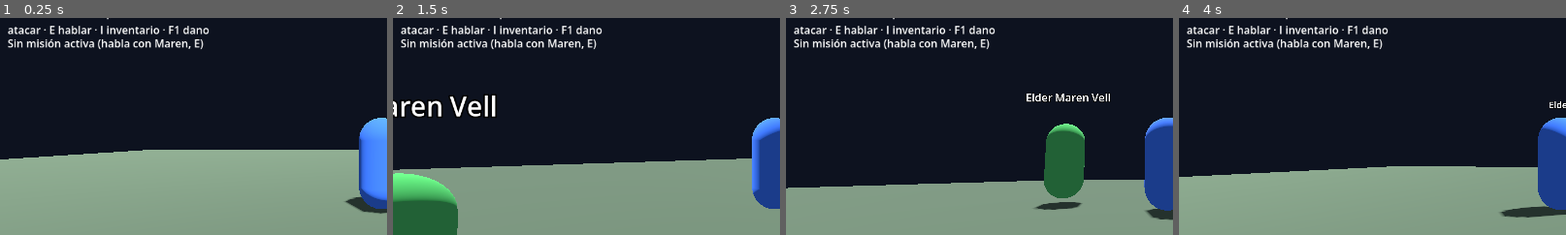
Above: before the commit, frames 1-4 (left to right).
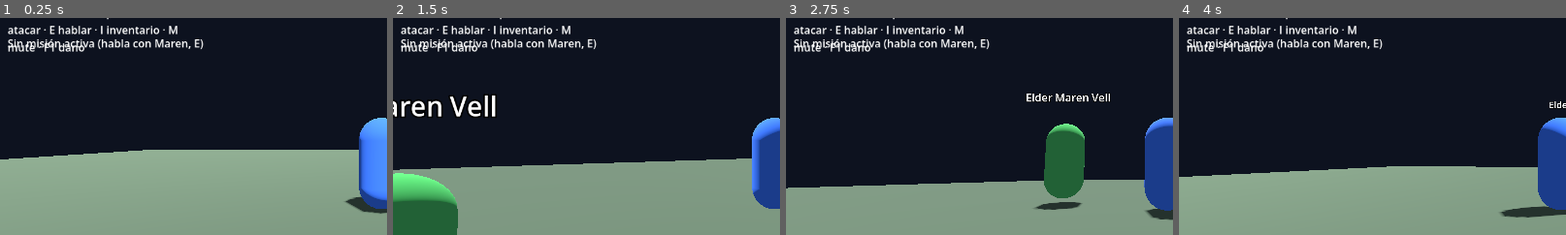
Above: after the commit, the same moments.

Repository: yojananyosef/flyff-reforged
Game: Godot game, scene res://scenes/main.tscn
Same seed, same stepped clock (60 frames per second), same inputs: the game is played once before the commit and once after it.
Inputs (mouse positions are % of the whole screen's width and height, from its top left):
- Up to frame 1 (0.25 s): no input
- Up to frame 2 (1.5 s): tap Enter at 0.5 s; move the mouse to (55, 50) at 0.52 s; hold W (move_forward) 0.53-1.28 s; tap M at 0.6 s; click (55, 50) at 0.67 s; tap Space (jump) at 0.77 s; tap I at 0.8, 1.35 s; move the mouse to (30, 55) at 1.27 s; hold S (move_back) from 1.28 s (still down); click (30, 55) at 1.42 s
- Up to frame 3 (2.75 s): tap Space (jump) at 1.52 s; tap E at 1.55, 2.1 s; move the mouse to (52, 48) at 2.02 s; release S (move_back) at 2.03 s; hold W (move_forward) from 2.03 s (still down); click (52, 48) at 2.17 s; tap M at 2.3 s
- Up to frame 4 (4 s): move the mouse to (49, 52) at 2.77 s; tap M at 2.85 s; click (49, 52) at 2.92 s; tap Space (jump) at 3.02, 3.77 s; tap I at 3.05, 3.6 s; move the mouse to (80, 65) at 3.52 s; release W (move_forward) at 3.53 s; hold A (move_left) from 3.53 s (still down); click (80, 65) at 3.67 s; tap E at 3.8 s
The pictures show only the part of the screen within x 1-51%, y 23-73%; the shares and areas given below are measured in that part.

The runs differ from the first frame. In frame 1, 0.6% of the frame differs, in the area x 2-55%, y 3-16%; in frame 2, 0.6%; in frame 3, 0.6%; in frame 4, 0.6%.

Commit message:
feat: audio aethermere-audio (musica zona/combate, SFX, mute)

Diff:
--- a/godot_project/project.godot
+++ b/godot_project/project.godot
@@ -1,5 +1,10 @@
 ; Engine configuration file.
-; Aethermere — base Godot 4 (MVP fase 0). Fijado a Godot 4.x (probado en 4.7).
+; It's best edited using the editor UI and not directly,
+; since the parameters that go here are not all obvious.
+;
+; Format:
+;   [section] ; section goes between []
+;   param=value ; assign values to parameters
 
 config_version=5
 
@@ -14,6 +19,7 @@
 
 GameData="*res://scripts/game_data.gd"
 QuestManager="*res://scripts/quest_manager.gd"
+AudioManager="*res://scripts/audio_manager.gd"
 
 [input]
 
--- a/godot_project/scenes/main.tscn
+++ b/godot_project/scenes/main.tscn
@@ -170,7 +170,7 @@
 offset_top = 120.0
 offset_right = 310.0
 offset_bottom = 162.0
-text = "WASD moverse · Espacio saltar · Clic atacar · E hablar · I inventario · F1 dano"
+text = "WASD moverse · Espacio saltar · Clic atacar · E hablar · I inventario · M mute · F1 dano"
 autowrap_mode = 2
 
 [node name="QuestLabel" type="Label" parent="HUD/Panel"]
--- /dev/null
+++ b/godot_project/scripts/audio_manager.gd
@@ -0,0 +1,160 @@
+extends Node
+## Autoload AudioManager: musica de zona en loop, tema de combate tras
+## agresion (6 s), stings con reanudacion, SFX polifonico y mute con M.
+## Los archivos viven en `res://audio/` (generado por setup_audio.py,
+## gitignorado). Sin ellos, todo es no-op con un aviso (juego en silencio).
+
+const MUSIC_DIR := "res://audio/music/"
+const SFX_DIR := "res://audio/sfx/"
+const COMBAT_TIMEOUT := 6.0
+
+const MUSIC := {
+	"zone_ironhold": "BgmBa3Saintmorning.ogg",
+	"combat": "BgmBaCrisis.ogg",
+	"sting_quest": "BgmNPCAccomplish.ogg",
+	"sting_death": "BgmInDeath.ogg",
+}
+
+const SFX := {
+	"swing": "NpcComSwing01.wav",
+	"hit": "Item1WpnAtk.wav",
+	"monster_hurt": "NpcAibattDmg1.wav",
+	"monster_die": "NpcAibattDie1.wav",
+	"player_hurt": "PcDmgSwdC.wav",
+	"level_up": "PcLevelup.wav",
+	"quest_accept": "ActionRegister.wav",
+	"ui_click": "InfClick.wav",
+	"ui_open": "InfOpen.wav",
+	"ui_close": "InfClose.wav",
+	"pickup": "InfGroundPickup.wav",
+	"reward": "ItemDropDing.wav",
+}
+
+var muted := false
+var _combat_timer := 0.0
+var _in_combat_music := false
+var _missing: Array[String] = []
+
+var _music: AudioStreamPlayer
+var _sting: AudioStreamPlayer
+var _sfx: AudioStreamPlayer
+
+
+func _ready() -> void:
+	_ensure_bus("Music")
+	_ensure_bus("SFX")
+	_music = _make_player("Music", -10.0)
+	_sting = _make_player("Music", -8.0)
+	_sfx = _make_player("SFX", -4.0)
+	_sfx.max_polyphony = 8
+	add_child(_music)
+	add_child(_sting)
+	add_child(_sfx)
+	_sting.finished.connect(_on_sting_finished)
+	_check_files()
+
+
+func _unhandled_input(event: InputEvent) -> void:
+	if event is InputEventKey and event.pressed and not event.echo:
+		if event.physical_keycode == KEY_M:
+			toggle_mute()
+
+
+func _process(delta: float) -> void:
+	if _combat_timer > 0.0:
+		_combat_timer -= delta
+		if _combat_timer <= 0.0 and _in_combat_music:
+			_in_combat_music = false
+			_play_music_track("zone_ironhold")
+
+
+func play_zone_music() -> void:
+	_in_combat_music = false
+	_combat_timer = 0.0
+	_play_music_track("zone_ironhold")
+
+
+func notify_combat() -> void:
+	_combat_timer = COMBAT_TIMEOUT
+	if not _in_combat_music:
+		_in_combat_music = true
+		_play_music_track("combat")
+
+
+func play_sfx(sfx_name: String) -> void:
+	if not SFX.has(sfx_name):
+		push_warning("[Audio] SFX desconocido: " + sfx_name)
+		return
+	_play(_sfx, SFX_DIR + str(SFX[sfx_name]))
+
+
+func play_sting(sting_name: String) -> void:
+	if not MUSIC.has(sting_name):
+		push_warning("[Audio] sting desconocido: " + sting_name)
+		return
+	var path: String = MUSIC_DIR + str(MUSIC[sting_name])
+	if not FileAccess.file_exists(path):
+		return
+	_music.stream_paused = true
+	_sting.stream = load(path)
+	_sting.play()
+
+
+func toggle_mute() -> void:
+	muted = not muted
+	AudioServer.set_bus_mute(0, muted)
+	print("[Audio] mute: %s" % str(muted))
+
+
+func known_sfx() -> Array:
+	return SFX.keys()
+
+
+func missing_files() -> Array[String]:
+	return _missing
+
+
+func _on_sting_finished() -> void:
+	_music.stream_paused = false
+	if _music.stream != null and not _music.playing:
+		_music.play()
+
+
+func _play_music_track(track_name: String) -> void:
+	_play(_music, MUSIC_DIR + str(MUSIC[track_name]))
+
+
+func _play(player: AudioStreamPlayer, path: String) -> void:
+	if muted:
+		return
+	if not FileAccess.file_exists(path):
+		return
+	player.stream = load(path)
+	player.play()
+
+
+func _make_player(bus: String, volume_db: float) -> AudioStreamPlayer:
+	var p := AudioStreamPlayer.new()
+	p.bus = bus
+	p.volume_db = volume_db
+	return p
+
+
+func _ensure_bus(bus_name: String) -> void:
+	if AudioServer.get_bus_index(bus_name) == -1:
+		AudioServer.add_bus()
+		AudioServer.set_bus_name(AudioServer.bus_count - 1, bus_name)
+
+
+func _check_files() -> void:
+	_missing.clear()
+	for f in MUSIC.values():
+		if not FileAccess.file_exists(MUSIC_DIR + str(f)):
+			_missing.append(str(f))
+	for f in SFX.values():
+		if not FileAccess.file_exists(SFX_DIR + str(f)):
+			_missing.append(str(f))
+	if not _missing.is_empty():
+		push_warning("[Audio] sin archivos (%d): ejecuta setup_audio.py. Juego en silencio." % _missing.size())
+	else:
+		print("[Audio] 16/16 archivos presentes")
--- a/godot_project/scripts/dialogue_panel.gd
+++ b/godot_project/scripts/dialogue_panel.gd
@@ -37,6 +37,9 @@
 	speaker_label.text = str(npc.get("name", npc_id))
 	visible = true
 	Input.mouse_mode = Input.MOUSE_MODE_VISIBLE
+	var audio = get_node_or_null("/root/AudioManager")
+	if audio != null:
+		audio.play_sfx("ui_open")
 	_show_node("start")
 	print("[Dialogue] abierto con %s" % npc_id)
 
@@ -45,6 +48,9 @@
 	visible = false
 	npc_id = ""
 	Input.mouse_mode = Input.MOUSE_MODE_CAPTURED
+	var audio = get_node_or_null("/root/AudioManager")
+	if audio != null:
+		audio.play_sfx("ui_close")
 
 
 func _show_node(node_id: String) -> void:
@@ -88,6 +94,9 @@
 
 
 func _on_option(next_id: String) -> void:
+	var audio = get_node_or_null("/root/AudioManager")
+	if audio != null:
+		audio.play_sfx("ui_click")
 	_show_node(next_id)
 
 
--- a/godot_project/scripts/hud.gd
+++ b/godot_project/scripts/hud.gd
@@ -33,6 +33,9 @@
 			_inventory_open = not _inventory_open
 			inventory_panel.visible = _inventory_open
 			Input.mouse_mode = Input.MOUSE_MODE_VISIBLE if _inventory_open else Input.MOUSE_MODE_CAPTURED
+			var audio = get_node_or_null("/root/AudioManager")
+			if audio != null:
+				audio.play_sfx("ui_open" if _inventory_open else "ui_close")
 			if _inventory_open:
 				_rebuild_inventory()
 
--- a/godot_project/scripts/main.gd
+++ b/godot_project/scripts/main.gd
@@ -23,6 +23,9 @@
 		push_warning("[Main] zona actual no es 'ironhold': " + str(game_data.current_zone_id))
 	npc.set_meta("npc_id", "npc_001")
 	_spawn_monsters(game_data)
+	var audio = get_node_or_null("/root/AudioManager")
+	if audio != null:
+		audio.play_zone_music()
 	if "--sim-quest" in OS.get_cmdline_user_args():
 		_run_sim.call_deferred()
 
@@ -109,6 +112,19 @@
 	_check(game_data.zones.size() >= 1 and game_data.dialogues.size() >= 2,
 		"datos cargados (zonas/dialogos)")
 
+	var audio = get_node("/root/AudioManager")
+	_check(audio.missing_files().is_empty(),
+		"audio 16/16 presente (%s)" % str(audio.missing_files()))
+	for sfx_name in audio.known_sfx():
+		audio.play_sfx(sfx_name)
+	_check(true, "12 SFX emitidos sin error")
+	audio.notify_combat()
+	_check(audio._in_combat_music, "musica de combate activa tras agresion")
+	audio.toggle_mute()
+	_check(audio.muted, "mute con M funciona")
+	audio.toggle_mute()
+	_check(not audio.muted, "unmute restaura")
+
 	var expected := 0
 	for mid in game_data.monsters:
 		if str(game_data.monsters[mid].get("zone", "")) == "ironhold":
--- a/godot_project/scripts/monster.gd
+++ b/godot_project/scripts/monster.gd
@@ -61,6 +61,10 @@
 	_refresh_label()
 	if hp <= 0.0:
 		_die()
+	else:
+		var audio = get_node_or_null("/root/AudioManager")
+		if audio != null:
+			audio.play_sfx("monster_hurt")
 
 
 func _die() -> void:
@@ -75,6 +79,11 @@
 			for drop in drops:
 				player.add_item(str(drop), 1)
 	print("[Monster] %s muerto (%.0f EXP)" % [monster_id, exp_value])
+	var audio = get_node_or_null("/root/AudioManager")
+	if audio != null:
+		audio.play_sfx("monster_die")
+		if not drops.is_empty():
+			audio.play_sfx("pickup")
 	remove_from_group("monsters")
 	queue_free()
 
--- a/godot_project/scripts/player.gd
+++ b/godot_project/scripts/player.gd
@@ -75,6 +75,7 @@
 
 func attack() -> void:
 	## Golpea al monstruo mas cercano en alcance.
+	_audio().play_sfx("swing")
 	var best: Node3D = null
 	var best_d := attack_range
 	for m in get_tree().get_nodes_in_group("monsters"):
@@ -84,13 +85,19 @@
 			best = m
 	if best != null and best.has_method("take_damage"):
 		best.take_damage(attack_damage)
+		_audio().play_sfx("hit")
+		_audio().notify_combat()
 		print("[Player] golpe a %s (%.0f dmg)" % [best.get("monster_id"), attack_damage])
 
 
 func take_damage(amount: float) -> void:
 	hp = clampf(hp - amount, 0.0, max_hp)
 	if hp <= 0.0:
+		_audio().play_sting("sting_death")
 		_respawn()
+	else:
+		_audio().play_sfx("player_hurt")
+		_audio().notify_combat()
 
 
 func heal(amount: float) -> void:
@@ -104,6 +111,7 @@
 		level += 1
 		max_exp *= 1.5
 		hp = max_hp
+		_audio().play_sfx("level_up")
 		print("[Player] nivel %d!" % level)
 
 
@@ -120,3 +128,7 @@
 	mp = max_mp
 	velocity = Vector3.ZERO
 	print("[Player] resucitado en el punto de spawn")
+
+
+func _audio():
+	return get_node_or_null("/root/AudioManager")
--- a/godot_project/scripts/quest_manager.gd
+++ b/godot_project/scripts/quest_manager.gd
@@ -46,6 +46,9 @@
 		return false
 	active[quest_id] = {"count": 0}
 	print("[Quest] aceptada: %s" % quest_id)
+	var audio = get_node_or_null("/root/AudioManager")
+	if audio != null:
+		audio.play_sfx("quest_accept")
 	quest_updated.emit()
 	return true
 
@@ -95,3 +98,7 @@
 		for item_id in q.get("rewards", {}).get("items", []):
 			player.add_item(str(item_id), 1)
 	print("[Quest] completada: %s (desbloquea %s)" % [quest_id, str(q.get("unlocks"))])
+	var audio = get_node_or_null("/root/AudioManager")
+	if audio != null:
+		audio.play_sfx("reward")
+		audio.play_sting("sting_quest")
Not shown, added: godot_project/scripts/audio_manager.gd.uid
Not shown, added: godot_project/scripts/dialogue_panel.gd.uid
Not shown, added: godot_project/scripts/game_data.gd.uid
Not shown, added: godot_project/scripts/hud.gd.uid
Not shown, added: godot_project/scripts/main.gd.uid
Not shown, added: godot_project/scripts/monster.gd.uid
Not shown, added: godot_project/scripts/player.gd.uid
Not shown, added: godot_project/scripts/quest_manager.gd.uid
Not shown, changed: .gitignore
Not shown, added: openspec/changes/aethermere-audio/design.md
Not shown, added: openspec/changes/aethermere-audio/proposal.md
Not shown, added: openspec/changes/aethermere-audio/specs/audio/spec.md
(and 7 more such lines)
